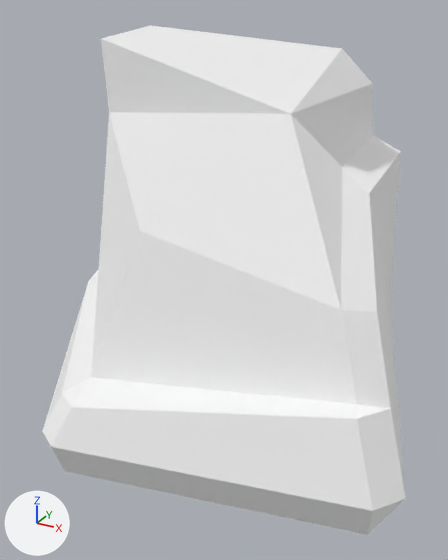
The glTF model assets/nature_lowpoly/Rock_Moss_2.glb, before and after one commit.
Both versions are drawn from a camera (50 mm lens) standing at (0.443, -0.812, 0.58) and looking at (0.001, -0.008, 0.178). The lights are fixed; the arrows at lower left show +X, +Y and +Z. The first picture is the older version.

The first picture shows 'Rock_Moss_2'.
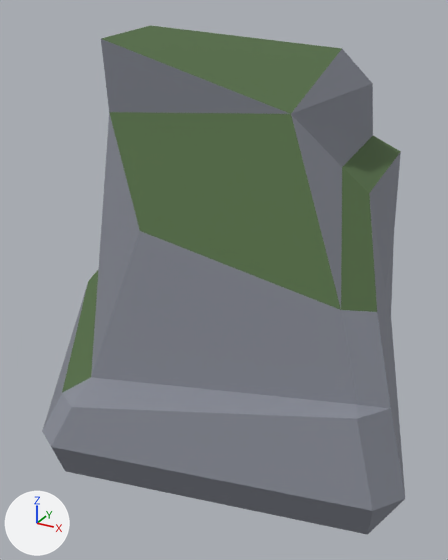
Boxes [x1, y1, x2, y2] around the edits, measured in the pictures (448 x 560 px):
```json
{"object": "Rock_Moss_2", "change": "recoloured, surface changed", "before": [42, 25, 405, 535], "after": [42, 25, 405, 535], "on screen": "darker"}
```

Edits to the scene script, one JSON object a line:
```json
{"op": "set", "path": "mat_rock.metallic", "old": "1.0", "new": "0.0"}
{"op": "set", "path": "mat_rock.base_color", "old": "(1.0, 1.0, 1.0)", "new": "(0.244, 0.258, 0.303)", "note": "white #ffffff -> grey #878b96"}
{"op": "set", "path": "mat_rock.roughness", "old": "1.0", "new": "0.9"}
{"op": "set", "path": "mat_green.metallic", "old": "1.0", "new": "0.0"}
{"op": "set", "path": "mat_green.base_color", "old": "(1.0, 1.0, 1.0)", "new": "(0.0874, 0.152, 0.0599)", "note": "white #ffffff -> dark green #536d45"}
{"op": "set", "path": "mat_green.roughness", "old": "1.0", "new": "0.9"}
```
